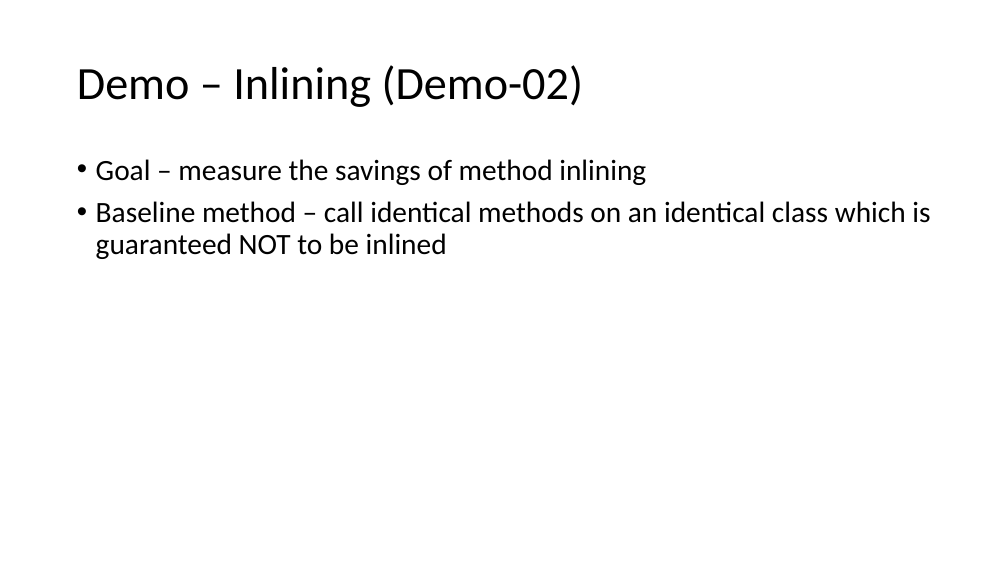
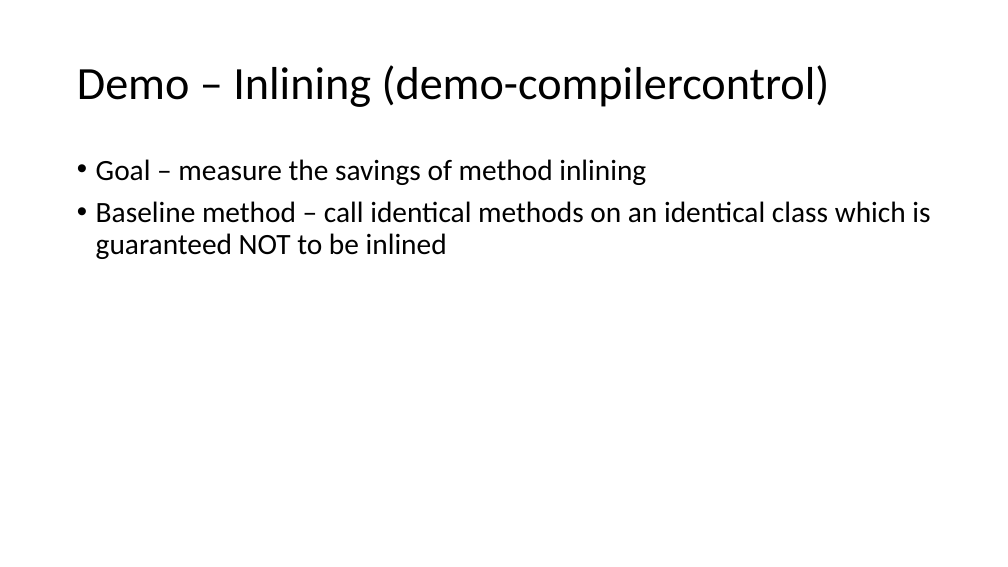
Before and after one commit to tresat/JMH-Presentation, a slide deck: slide 35 of doc/slides.pptx (slide 34 before the commit). Drawn at 1008x567 pixels with LibreOffice and Linux fonts; fonts in the diff are those of the drawing. Boxes give left, top, right and bottom in pixels: in the first picture for what was removed or moved away, otherwise in the second. Text is boxed around its words. In the diff, an @@ line names an element or a change of style, - is before the commit and + after.

```diff
--- a/doc/slides.pptx
+++ b/doc/slides.pptx
@@ title at <box>77,65,830,107</box>: text changed @@
-Demo – Inlining (Demo-02)
+Demo – Inlining (demo-compilercontrol)
```
Also in this commit, not shown: 3 other slides changed, 2 slides added, 41 other files.
